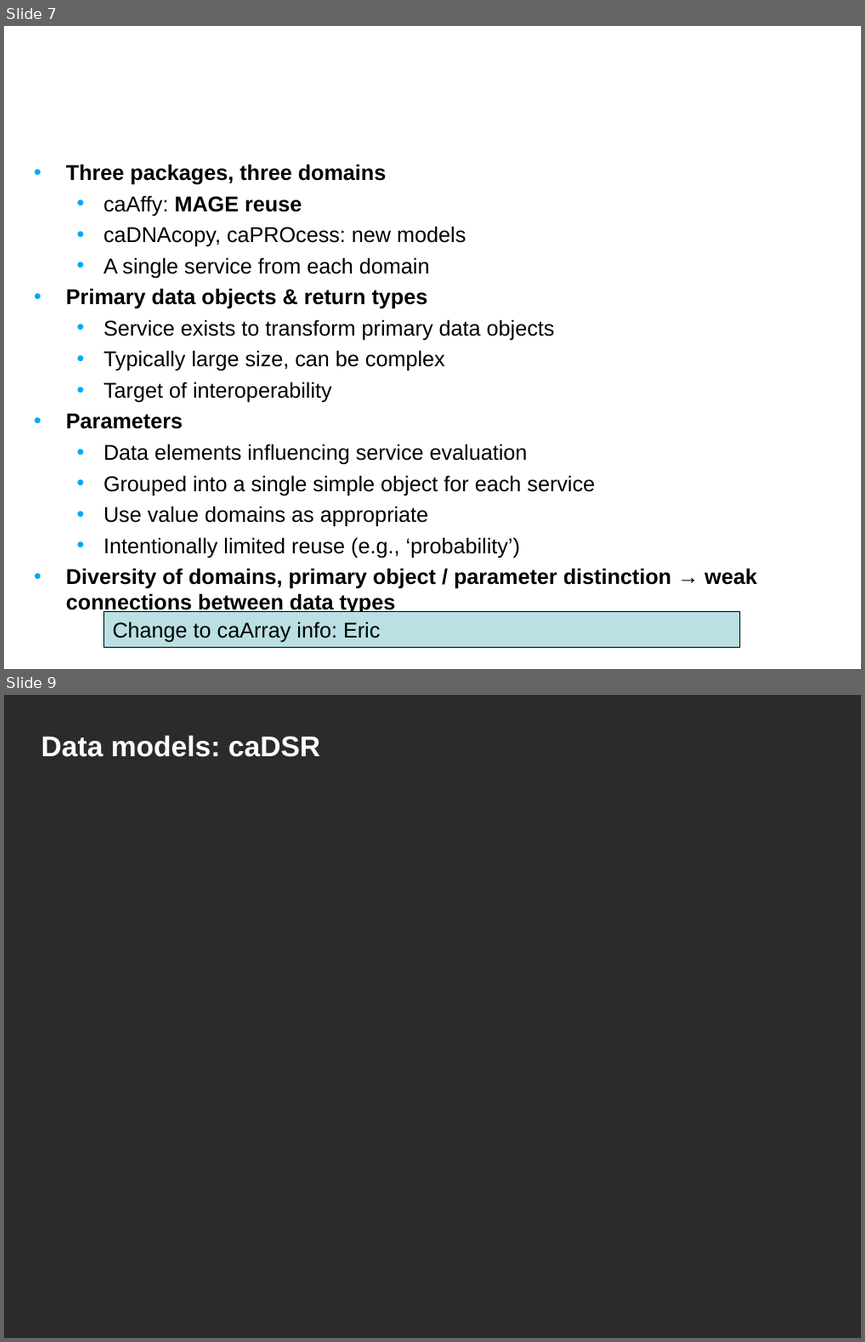
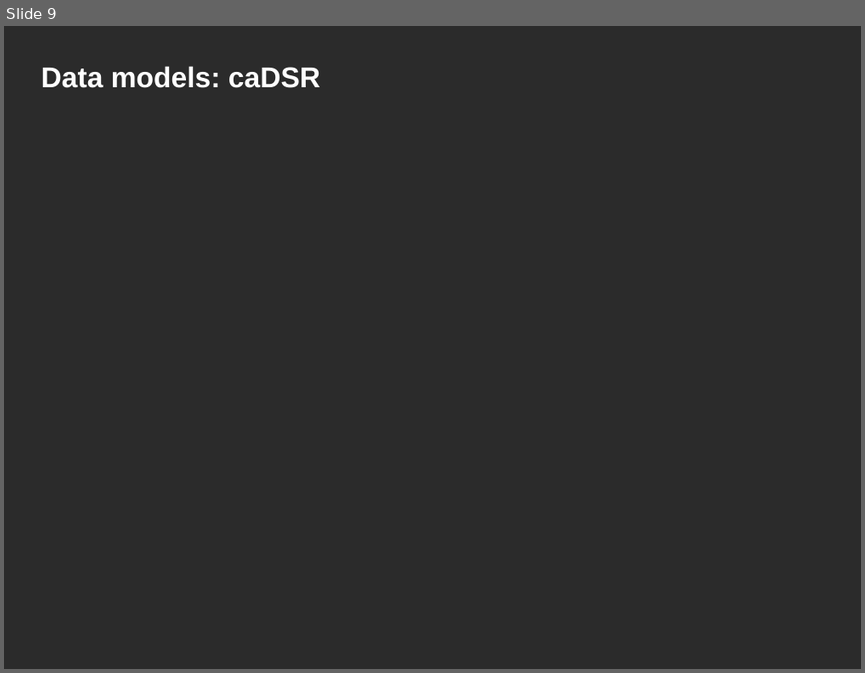
Before and after one commit to NCIP/caarray-docs, a slide deck: implementation/caarray_silver_compatibility_review/01. caarray_silver_compat_kickoff_Feb_2008.ppt. Shown one above the other, each under a label of ours: slides 7 and 9 before the commit, slide 9 after it; the slides between them are not shown. The pictures are 865x1342 and 865x673 pixels, drawn with LibreOffice and Linux fonts; fonts in the diff are those of the drawing; background and template pictures are left out; a plain dark background stands for a picture behind light text. Boxes give left, top, right and bottom in pixels: in the first picture for what was removed or moved away, otherwise in the second. Text is boxed around its words. In the diff, an @@ line names an element or a change of style, - is before the commit and + after.

```diff
--- a/implementation/caarray_silver_compatibility_review/01. caarray_silver_compat_kickoff_Feb_2008.ppt
+++ b/implementation/caarray_silver_compatibility_review/01. caarray_silver_compat_kickoff_Feb_2008.ppt
@@ slide 7 removed at (x1=4, y1=26, x2=861, y2=669), background picture (left out) @@
@@ title removed at (x1=32, y1=26, x2=675, y2=126) @@
-Data models: overall approach
@@ text removed at (x1=66, y1=164, x2=757, y2=614) @@
-• Three packages, three domains
-  • caAffy: MAGE reuse
-  • caDNAcopy, caPROcess: new models
-  • A single service from each domain
-• Primary data objects & return types
-  • Service exists to transform primary data objects
-  • Typically large size, can be complex
-  • Target of interoperability
-• Parameters
-  • Data elements influencing service evaluation
-  • Grouped into a single simple object for each service
-  • Use value domains as appropriate
-  • Intentionally limited reuse (e.g., ‘probability’)
-• Diversity of domains, primary object / parameter distinction → weak connections between data types
@@ rectangle removed at (x1=104, y1=611, x2=740, y2=647) @@
-Change to caArray info: Eric
```
Also in this commit, not shown: 6 slides changed, 2 slides added, 1 other slide removed.
